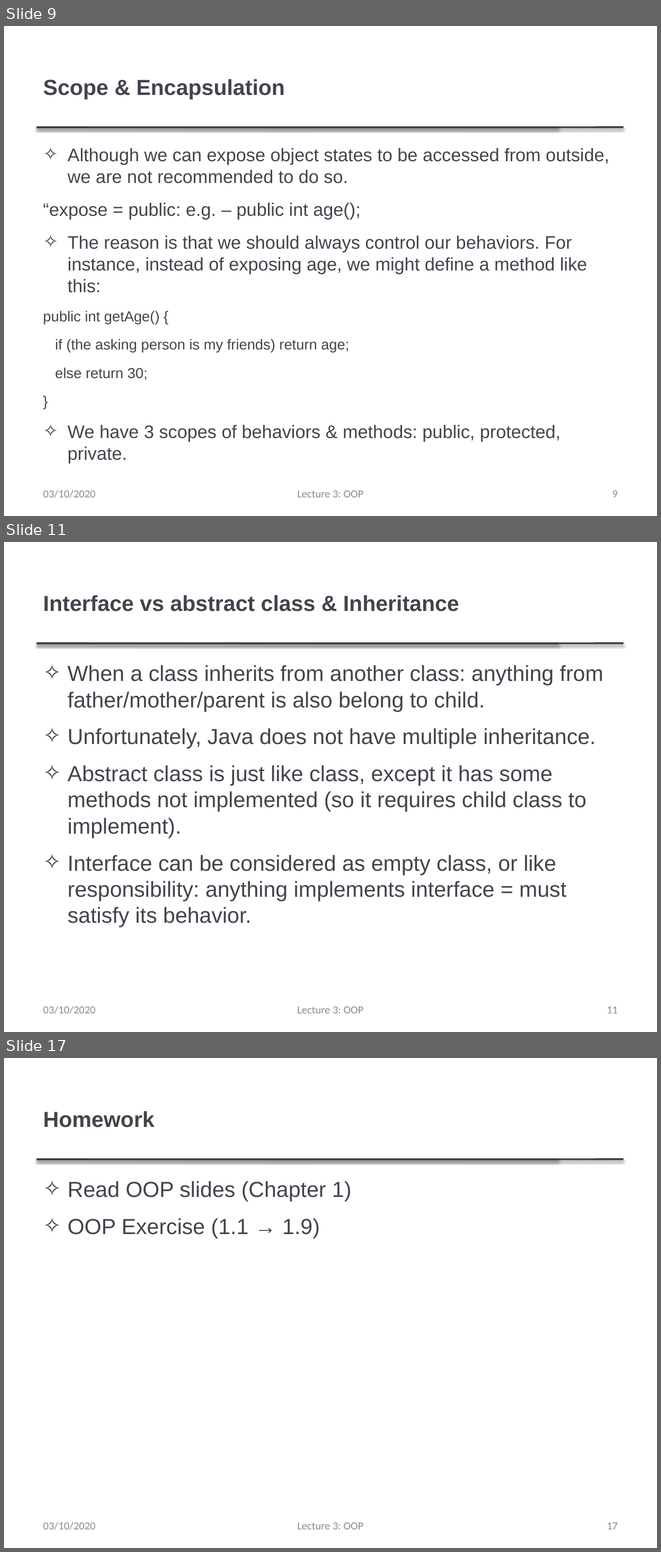
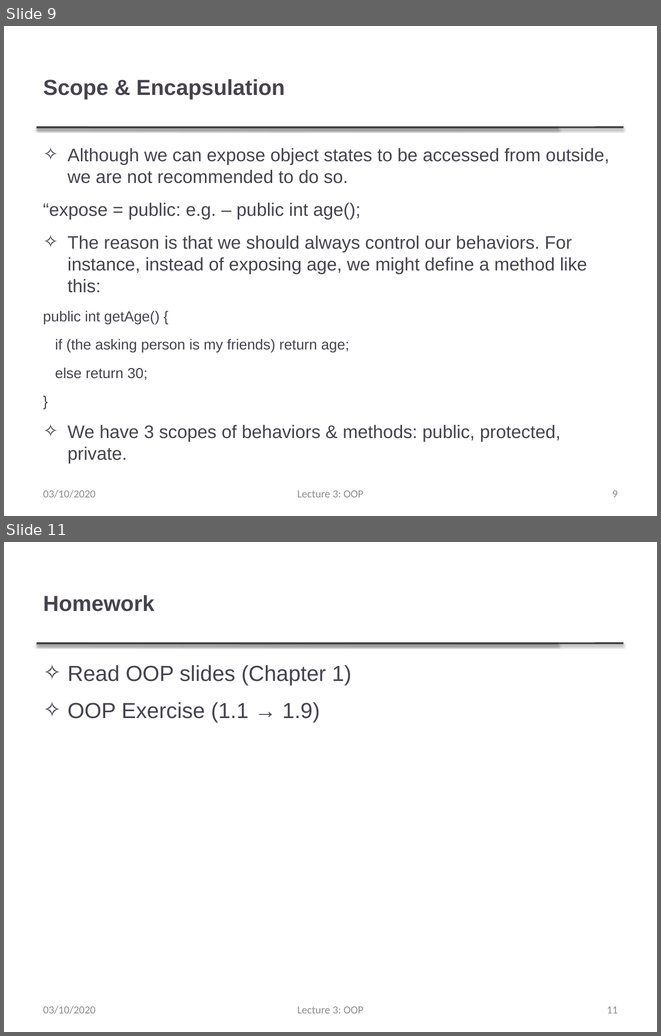
Before and after one commit to thanqminh/thanqminh.github.io, a slide deck: courses/oopjava/lecture3.pptx. Shown one above the other, each under a label of ours: slides 9, 11 and 17 before the commit, slides 9 and 11 after it; the slides between them are not shown. The pictures are 661x1552 and 661x1036 pixels, drawn with LibreOffice and Linux fonts; fonts in the diff are those of the drawing. Boxes give left, top, right and bottom in pixels: in the first picture for what was removed or moved away, otherwise in the second. Text is boxed around its words. In the diff, an @@ line names an element or a change of style, - is before the commit and + after.

```diff
--- a/courses/oopjava/lecture3.pptx
+++ b/courses/oopjava/lecture3.pptx
@@ slide 11 removed at [4,542,657,1032], background #FFFFFF; not listed: 2 template elements that a slide beside it also shows @@
@@ title removed at [43,595,459,611] @@
-Interface vs abstract class & Inheritance
@@ text removed at [68,665,603,927] @@
-✧ When a class inherits from another class: anything from father/mother/parent is also belong to child.
-✧ Unfortunately, Java does not have multiple inheritance.
-✧ Abstract class is just like class, except it has some methods not implemented (so it requires child class to implement).
-✧ Interface can be considered as empty class, or like responsibility: anything implements interface = must satisfy its behavior.
@@ text removed at [43,1006,96,1014] @@
-03/10/2020
@@ text removed at [297,1006,364,1013] @@
-Lecture 3: OOP
@@ page number removed at [607,1006,618,1013] @@
-11
@@ what was slide 17 is now slide 11 @@
@@ page number at [607,1006,618,1013]: text changed @@
-17
+11
```
Also in this commit, not shown: 3 slides changed, 5 other slides removed, 1 other file.
